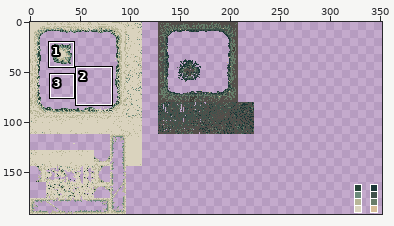
File history of a sprite sheet, sheet.png. Above, an overview of the earlier version with the close-up marked.
Close-up. First the earlier version:
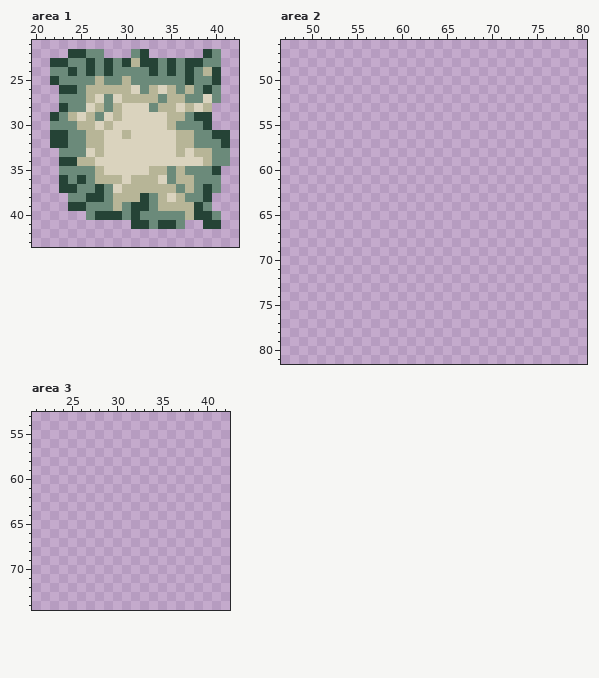
The file is 384x192 pixels. Shown: area 1: x 20..42, y 21..43; area 2: x 47..80, y 46..81; area 3: x 21..42, y 53..74. The wide view leaves out empty margins. The commit also changed other parts of the picture, which this record leaves out.
The result:
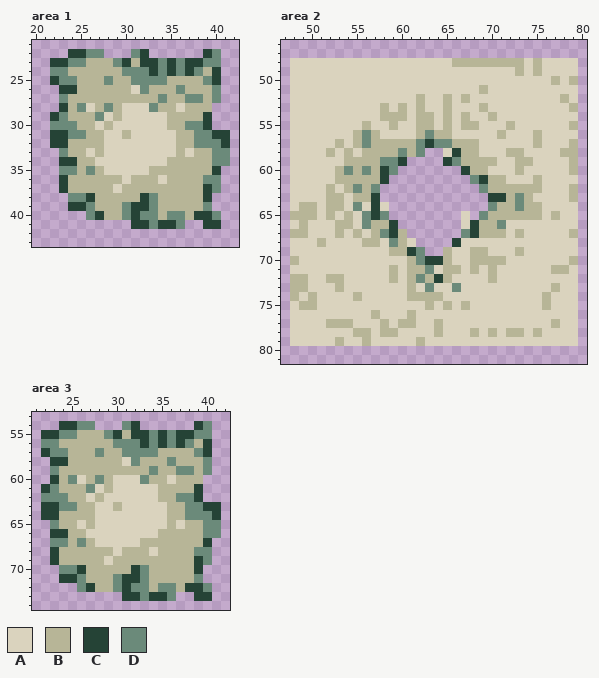
Palette (. is transparent): A #dad3be  B #b7b597  C #254336  D #6b8a7a
What changed:
Changed rows in their new state; - is an unchanged pixel.
Area 1:
first column x 24:
23 --BBB-----------
24 BBBBBB----------
25 -BB--B-----BBBB-
26 -B--------B---BB
27 BB-BBB---------B
28 B-------------B-
29 -B-----------BB-
30 ------------B---
32 BB--------------
33 BB--------------
34 -----------BBBB-
35 -B---------B-BBB
36 BBB--------B--B-
37 BBBBB-------B-B-
38 ---BB------B-BB-
39 ---BB---------B-
40 ----BB----B-----
Area 2:
first column x 48:
48 AAAAAAAAAAAAAAAAAABBBBBBBBABAAAA
49 AAAAAAAAAAAAAAAAAAAAAAAAABABAAAA
50 AAAAAAAAAAAAAAAAAAAAAAAAAAAAABAB
51 AAAAAAAAAAAAAAAAAAAAABAAAAAAAAAA
52 AAAAAAAAAAAAAABAABABAAAAAAAAAABA
53 AAAAAAAAAABABABAABAAABAAAAAAAAAB
54 AAAAAAAAAABBBABBABABAABAAAAAAAAA
55 AAAAAAAABAABAABBABABBAAABAAAAAAB
56 AAAAAAABDBAAAABDBBAAAAABAAABAAAA
57 AAAAABABDBBBBBDCDDBBBAAAAAABAAAB
58 AAAABABABBBBDBD--ACBBAAABBAAAABB
59 AAAAAABBBBDDC----CDBBBBAABBAAAAB
60 AAAAABDBDBCD-------CBBAAABAAAAAB
61 AAAAABBBBBC---------DCBBAAABAAAA
62 AAAABABDBD-----------DBBBBBBAAAB
63 AAAABBABBC------------CCBDBAAAAB
64 ABBABBADACA-----------DBBDBBAAAA
65 BBBABABADCD--------A-DBBBBBBABAA
66 ABAAABBADBBC-------ACBBDAAAAAAAA
67 BBAAABABABDCB------DCBBBABAAAAAB
68 AAABAAAABBADBA----CAAAAAAAAAAAAA
69 AAAAAAAAAAABBCD--BAABBAAABAAAAAA
70 BAAAAAAAAAAAABDCCBAABBBBAAAAAAAB
71 AAAAAAAAAAABABBDABBABABAAAAAABBA
72 BBAABBAAAAABABDBCBAAAABAAAAAAAAA
73 BBAAABAAAAAAABADAADAAAAAAAAAABAA
74 BABAAAABAAAAABBBBAAAAAAAAAAABAAA
75 ABBAAAAAAAAAAAABABABAAAAAAAABAAA
76 AAAAAAAAABAAABAAAAAAAAAAAAAAAAAA
77 AAAABBBAAABABBAABAAAAAAAAAAAABAA
78 AAAAAAABBABBAAAABAAABABABBABAAAA
79 AAAAABAABAAAAABAAAAAAAAAAAAAAAAA
Area 3:
first column x 22:
54 --CCDD---DC------CD-
55 CCDDBBBDCBCCDCDCCDD-
56 DDBBBBBBDDDCDCDCDBC-
57 CDDBBBDBBDDDDBBBBDC-
58 -CCBBBBBBADBBBDBBBD-
59 -DBBBBBBBBBBDBBDDBD-
60 -CBDABDBAAADBBABBB--
61 CDBBBDABAAAAABBBBC--
62 DDDBBABAAAAAABBDDC--
63 CCDDBBAABAAAAABBDDCC
64 CCBBBBAAAAAAAABBDDDC
65 -DBBABAAAAAAAABABBDD
66 -CCBBAAAAAAAABBBBBDD
67 -DDBDBAAAAABBBBBBBC-
68 -CBBBBBBABBBABBBBDD-
69 -CBBBBBABBBBBBBBBCD-
70 --DDCBBBBBCDBBBBBC--
71 --CCDBBBDCCDBBBBBD--
72 ----DCBBDCDDBDDBCCD-
73 ---------CCDCCD--CC-
